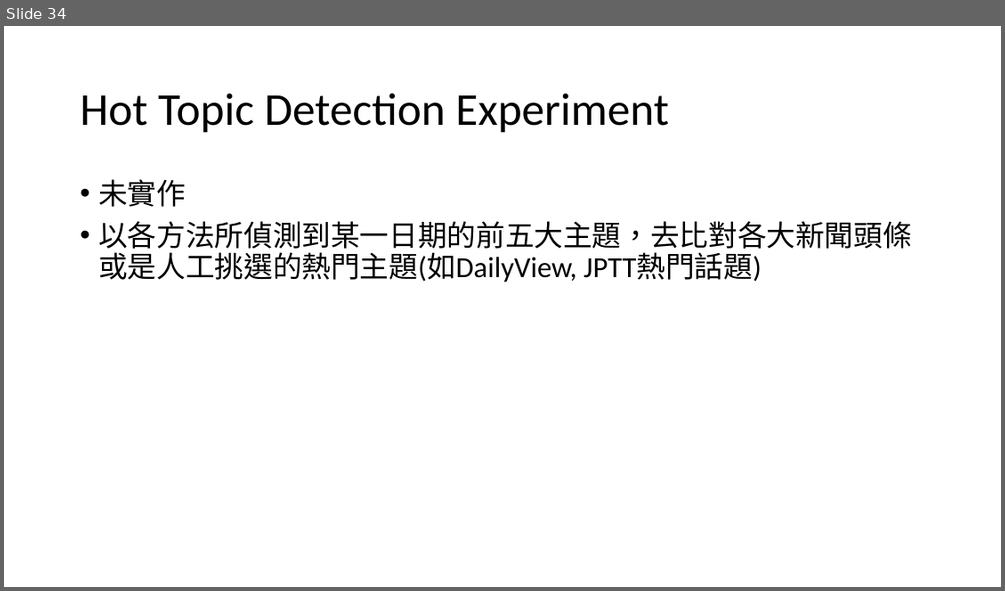
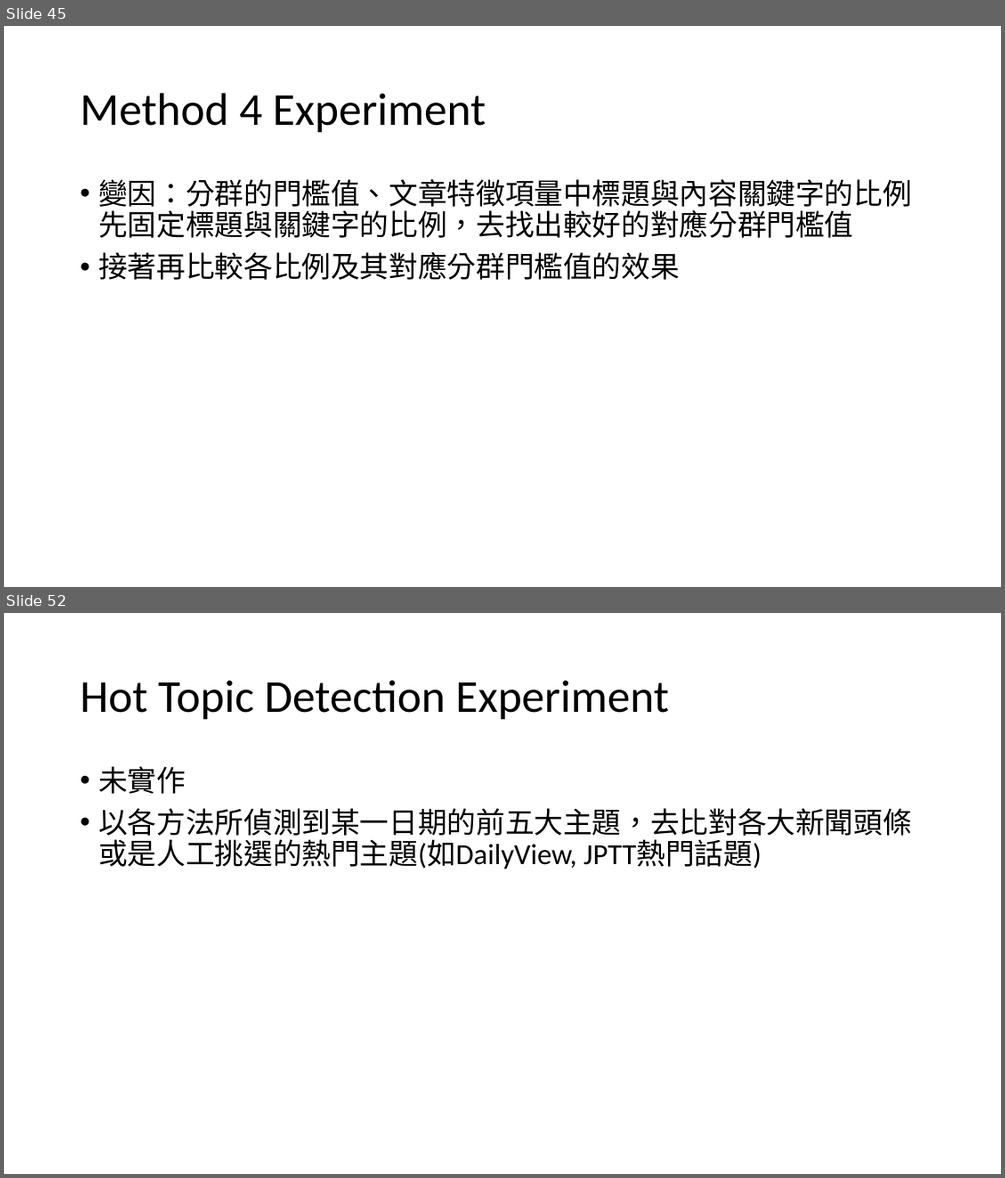
Before and after one commit to ZhongTing/HotTopicDetection, a slide deck: Hot-Topic-Detection.pptx. Shown one above the other, each under a label of ours: slide 34 before the commit, slides 45 and 52 after it; the slides between them are not shown. The pictures are 1005x591 and 1005x1178 pixels, drawn with LibreOffice and Linux fonts; fonts in the diff are those of the drawing. Boxes give left, top, right and bottom in pixels: in the first picture for what was removed or moved away, otherwise in the second. Text is boxed around its words. In the diff, an @@ line names an element or a change of style, - is before the commit and + after.

```diff
--- a/Hot-Topic-Detection.pptx
+++ b/Hot-Topic-Detection.pptx
@@ slide 45 added at box(4, 26, 1001, 587), background #FFFFFF @@
@@ title added at box(80, 93, 485, 133), 44 pt, text #000000 @@
+Method 4 Experiment
@@ text added at box(98, 179, 911, 280), 28 pt, text #000000 @@
+• 變因：分群的門檻值、文章特徵項量中標題與內容關鍵字的比例先固定標題與關鍵字的比例，去找出較好的對應分群門檻值
+• 接著再比較各比例及其對應分群門檻值的效果
@@ what was slide 34 is now slide 52 @@
```
Also in this commit, not shown: 11 slides changed, 23 other slides added, 3 slides removed, 12 other files.
